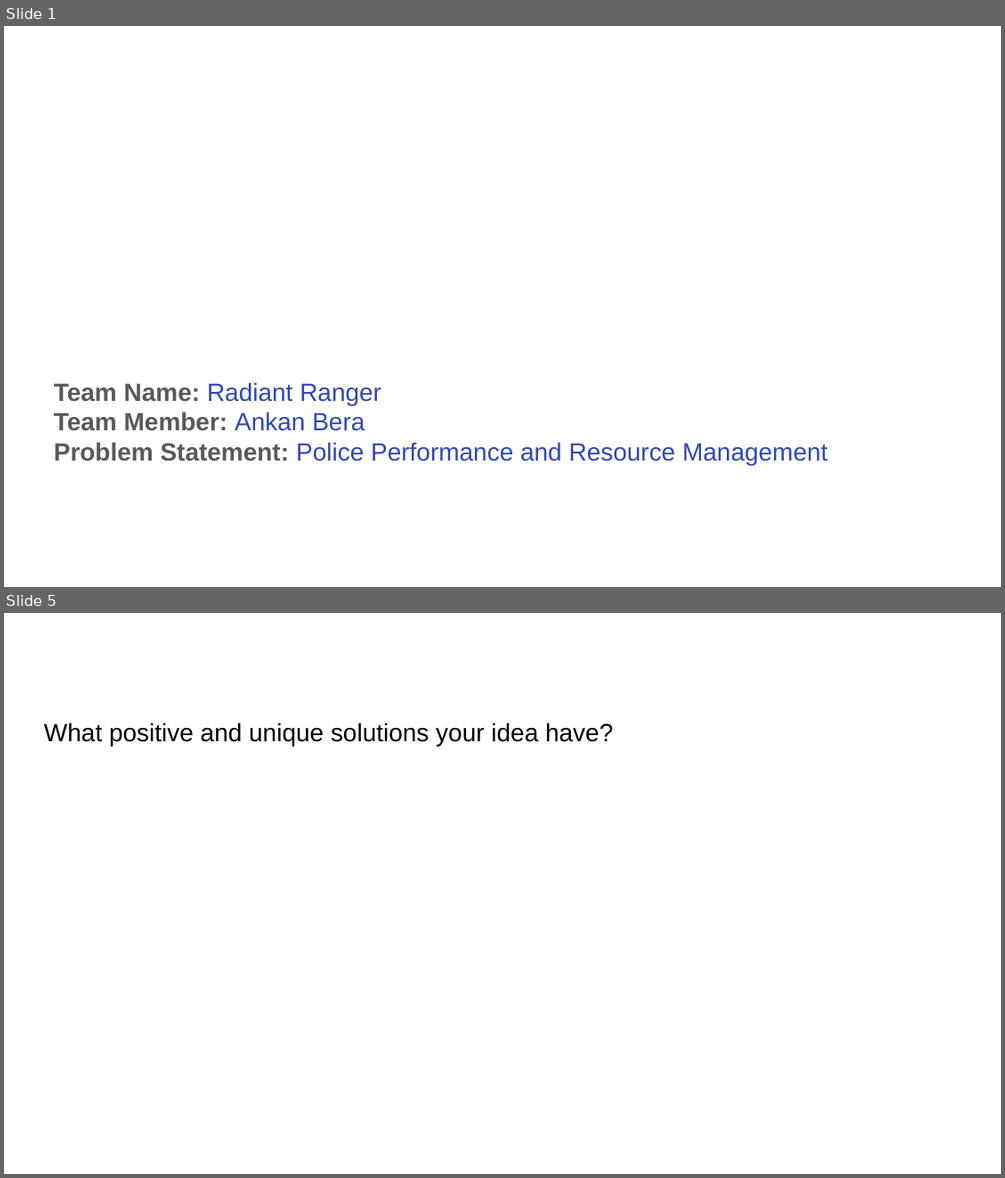
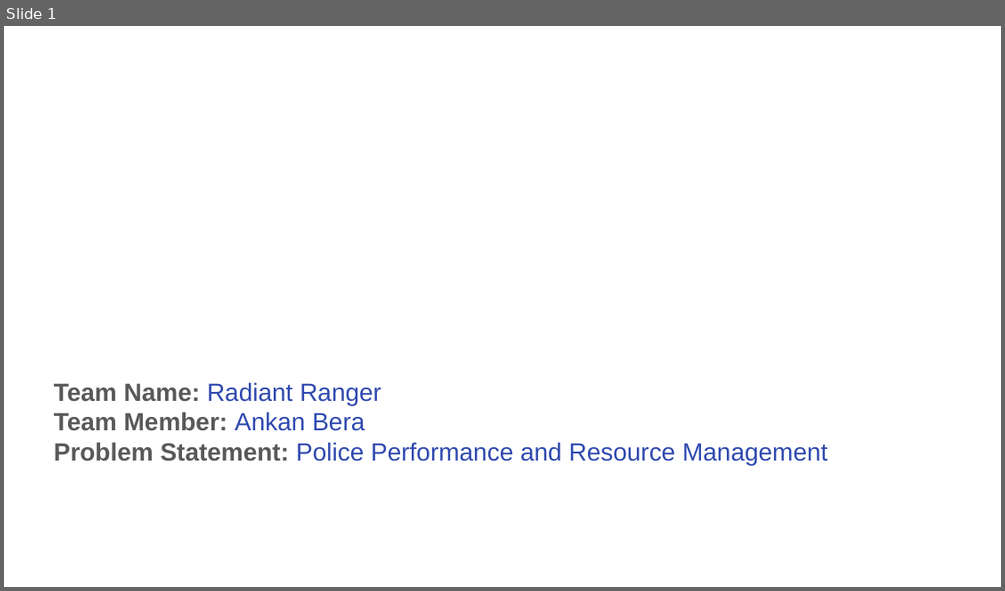
Before and after one commit to Ankan54/ksp-hackathon-radiant-ranger, a slide deck: radiant_ranger_ksp_datathon_prototype_round.pptx. Shown one above the other, each under a label of ours: slides 1 and 5 before the commit, slide 1 after it; the slides between them are not shown. The pictures are 1005x1178 and 1005x591 pixels, drawn with LibreOffice and Linux fonts; fonts in the diff are those of the drawing; background and template pictures are left out. Boxes give left, top, right and bottom in pixels: in the first picture for what was removed or moved away, otherwise in the second. Text is boxed around its words. In the diff, an @@ line names an element or a change of style, - is before the commit and + after.

```diff
--- a/radiant_ranger_ksp_datathon_prototype_round.pptx
+++ b/radiant_ranger_ksp_datathon_prototype_round.pptx
@@ slide 5 removed at (4, 613, 1001, 1174), background picture (left out) @@
@@ text removed at (44, 722, 613, 746) @@
-What positive and unique solutions your idea have?
```
Also in this commit, not shown: 1 slide changed, 4 slides added, 2 other slides removed, 3 other files.
